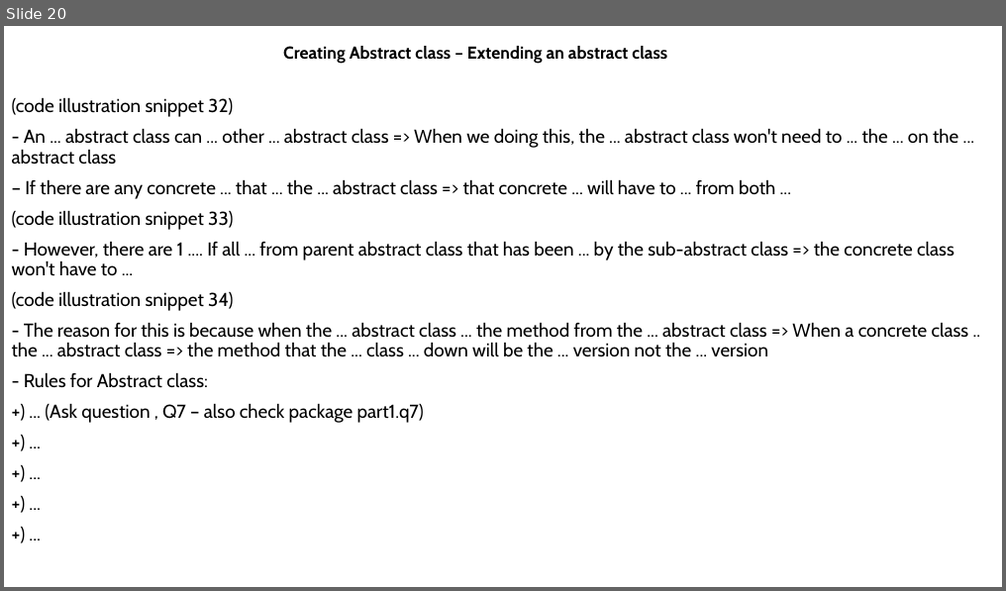
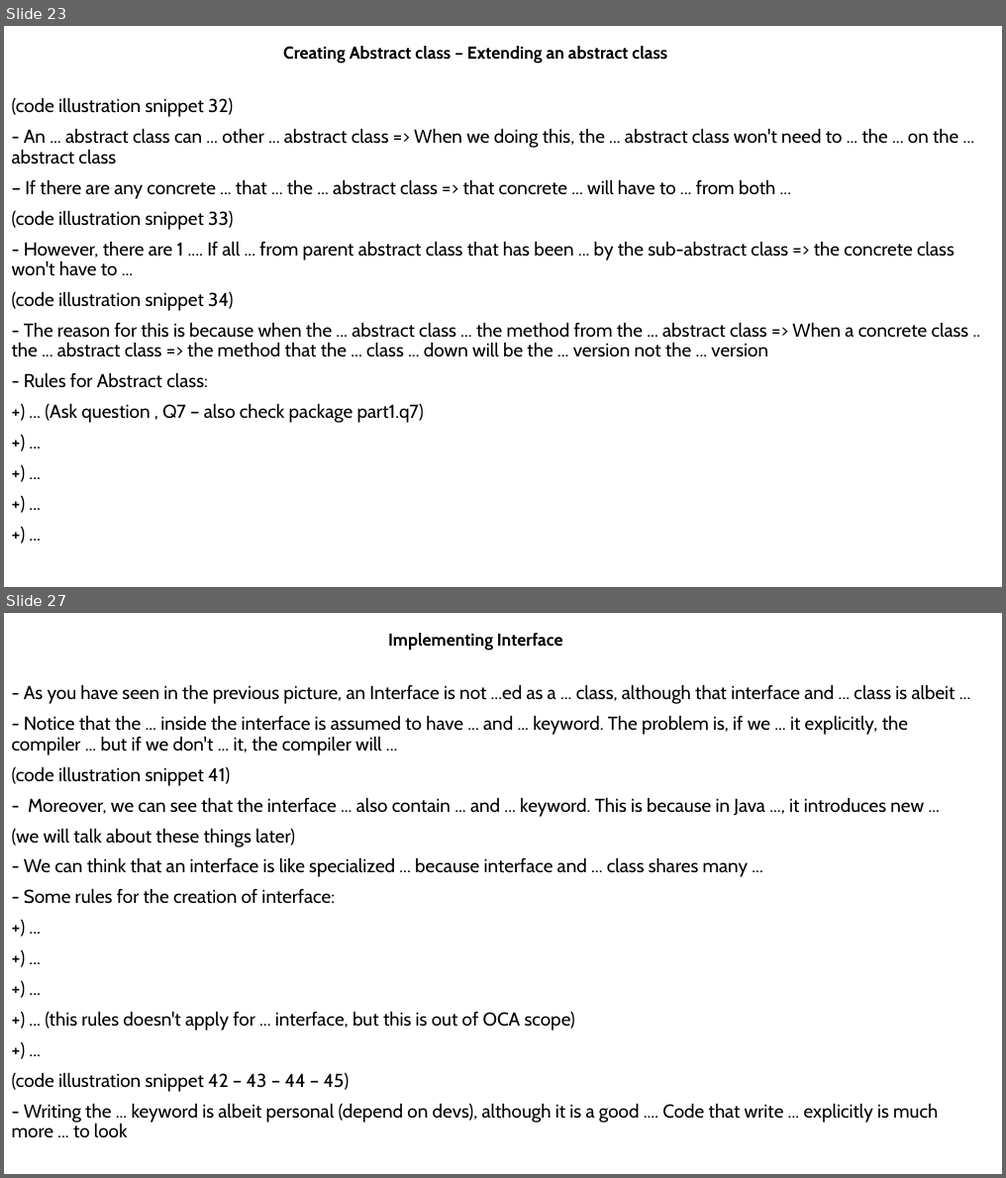
Before and after one commit to MaiDinhVinh/CS-Java, a slide deck: self-study resources/J8SE1/Chapter 5 - Class Design.pptx. Shown one above the other, each under a label of ours: slide 20 before the commit, slides 23 and 27 after it; the slides between them are not shown. The pictures are 1006x591 and 1006x1178 pixels, drawn with LibreOffice and Linux fonts; fonts in the diff are those of the drawing. Boxes give left, top, right and bottom in pixels: in the first picture for what was removed or moved away, otherwise in the second. Text is boxed around its words. In the diff, an @@ line names an element or a change of style, - is before the commit and + after.

```diff
--- a/self-study resources/J8SE1/Chapter 5 - Class Design.pptx
+++ b/self-study resources/J8SE1/Chapter 5 - Class Design.pptx
@@ slide 27 added at (x1=4, y1=613, x2=1002, y2=1174), background #FFFFFF @@
@@ subtitle added at (x1=388, y1=633, x2=563, y2=651), 16.6 pt, text #000000, bold @@
+Implementing Interface
@@ text added at (x1=12, y1=684, x2=955, y2=1139), 18 pt, text #000000 @@
+- As you have seen in the previous picture, an Interface is not ...ed as a ... class, although that interface and ... class is albeit ...
+- Notice that the ... inside the interface is assumed to have ... and ... keyword. The problem is, if we ... it explicitly, the compiler ... but if we don't ... it, the compiler will ...
+(code illustration snippet 41)
+- Moreover, we can see that the interface ... also contain ... and ... keyword. This is because in Java ..., it introduces new ...
+(we will talk about these things later)
+- We can think that an interface is like specialized ... because interface and ... class shares many ...
+- Some rules for the creation of interface:
++) ...
++) ...
++) ...
++) ... (this rules doesn't apply for ... interface, but this is out of OCA scope)
++) ...
+(code illustration snippet 42 – 43 – 44 – 45)
+- Writing the ... keyword is albeit personal (depend on devs), although it is a good .... Code that write ... explicitly is much more ... to look
@@ what was slide 20 is now slide 23 @@
```
Also in this commit, not shown: 3 slides changed, 10 other slides added.
